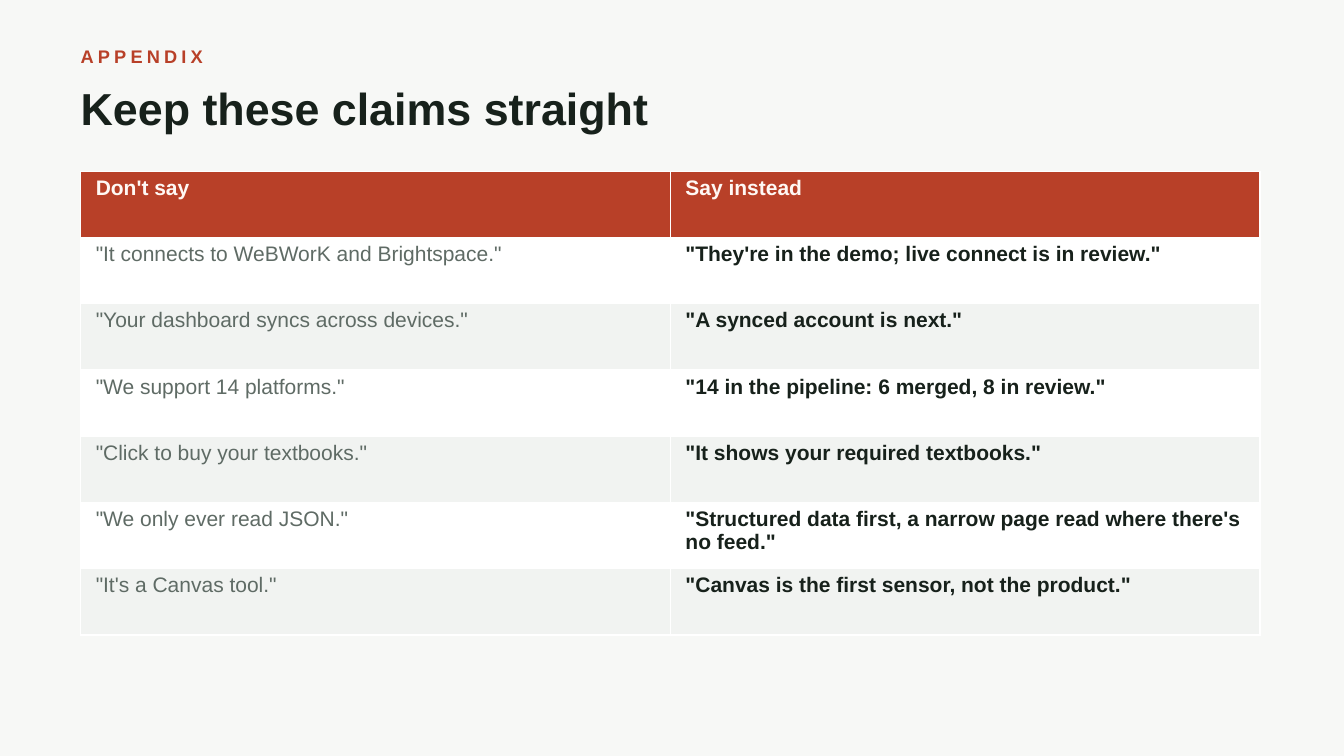
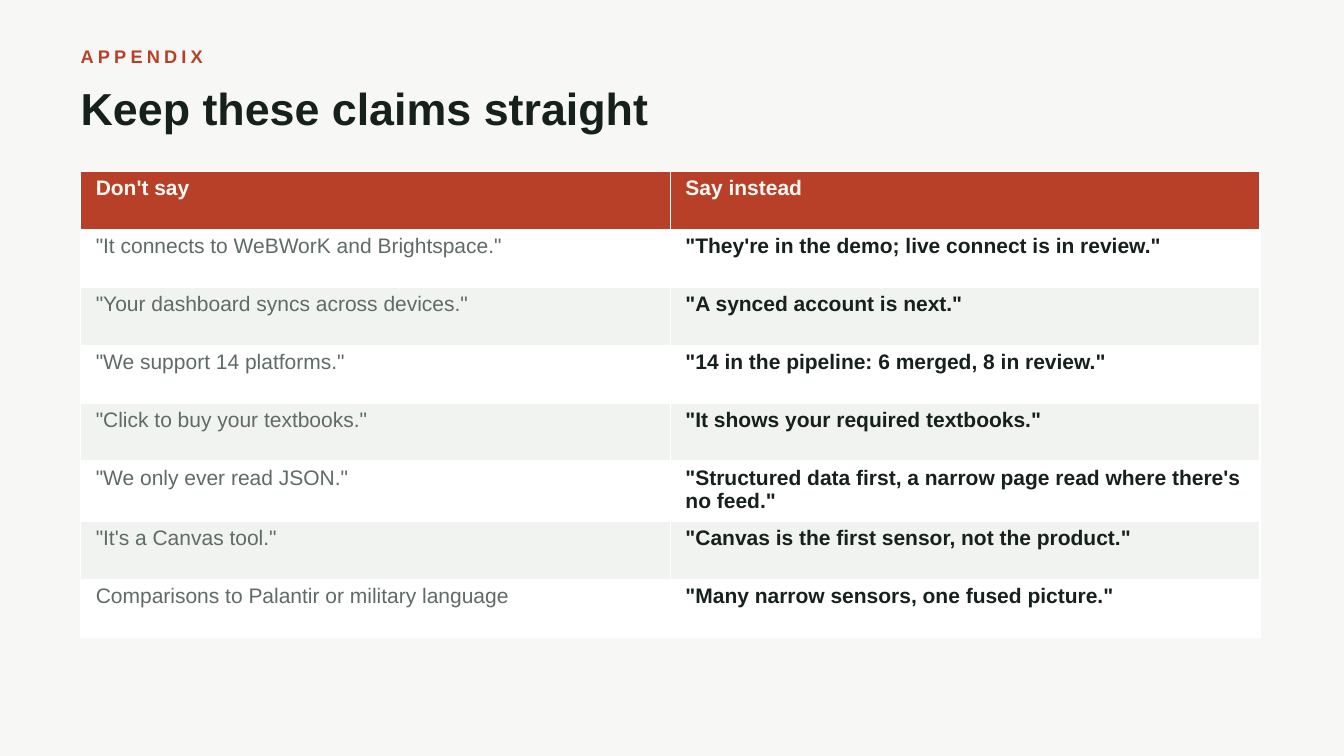
Before and after one commit to terraceonhigh/helloHacks26, a slide deck: slide 16 of docs/pitch/keynote/Lauds-keynote.pptx. Drawn at 1344x756 pixels with LibreOffice and Linux fonts; fonts in the diff are those of the drawing. Boxes give left, top, right and bottom in pixels: in the first picture for what was removed or moved away, otherwise in the second. Text is boxed around its words. In the diff, an @@ line names an element or a change of style, - is before the commit and + after.

```diff
--- a/docs/pitch/keynote/Lauds-keynote.pptx
+++ b/docs/pitch/keynote/Lauds-keynote.pptx
@@ table at (81, 171, 1260, 635) @@
+row 8: Comparisons to Palantir or military language | "Many narrow sensors, one fused picture."
```
Also in this commit, not shown: 5 other slides changed, 6 other files.
